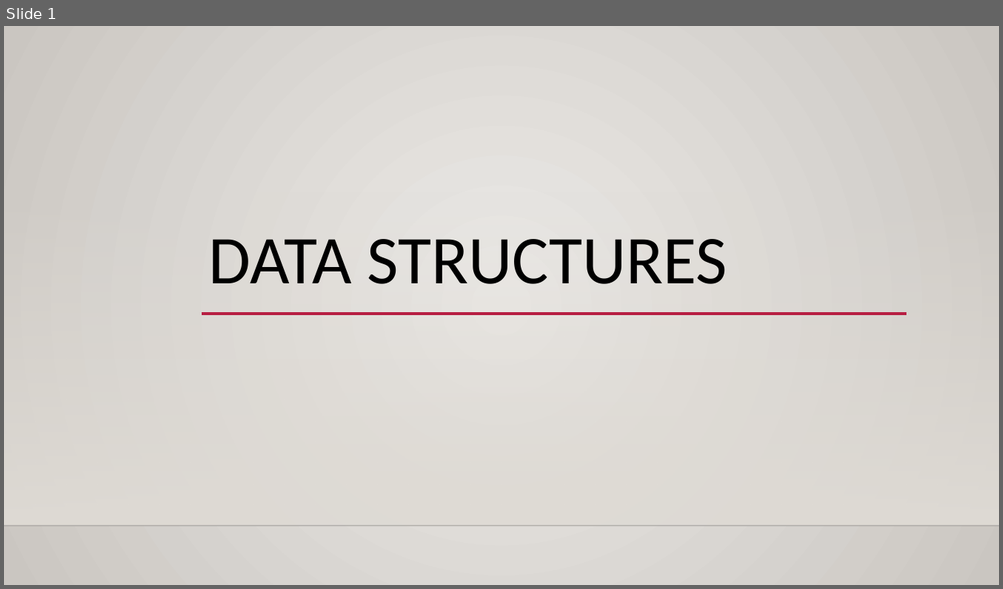
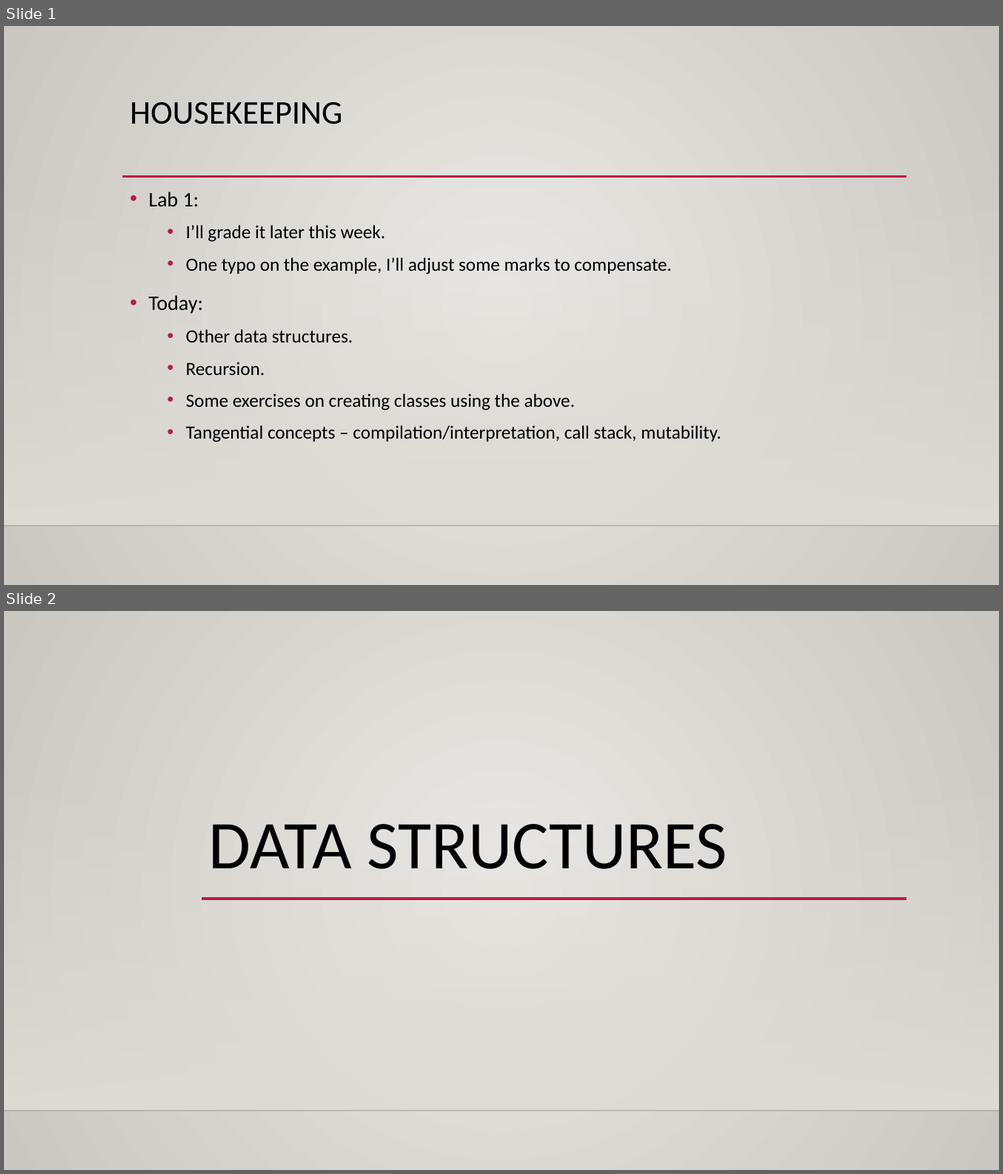
Before and after one commit to okohnkay/Programming_Basics_for_ML, a slide deck: course_material/slides/007_other_data_structures.pptx. Shown one above the other, each under a label of ours: slide 1 before the commit, slides 1 and 2 after it. The pictures are 1003x589 and 1003x1174 pixels, drawn with LibreOffice and Linux fonts; fonts in the diff are those of the drawing; background and template pictures are left out. Boxes give left, top, right and bottom in pixels: in the first picture for what was removed or moved away, otherwise in the second. Text is boxed around its words. In the diff, an @@ line names an element or a change of style, - is before the commit and + after.

```diff
--- a/course_material/slides/007_other_data_structures.pptx
+++ b/course_material/slides/007_other_data_structures.pptx
@@ slide 1 added at (4, 26, 999, 585), background gradient #ECEAE7 to #CAC7C1; not listed: 2 template elements that a slide beside it also shows @@
@@ title added at (130, 102, 342, 124), 32 pt, text #000000 @@
+HOUSEKEEPING
@@ line added from (122, 177) to (907, 177), #B71E42 2.5 pt @@
@@ text added at (148, 192, 721, 443), 18 pt, text #000000 @@
+• Lab 1:
+  • I’ll grade it later this week.
+  • One typo on the example, I’ll adjust some marks to compensate.
+• Today:
+  • Other data structures.
+  • Recursion.
+  • Some exercises on creating classes using the above.
+  • Tangential concepts – compilation/interpretation, call stack, mutability.
@@ what was slide 1 is now slide 2 @@
```
Also in this commit, not shown: 1 other file.
